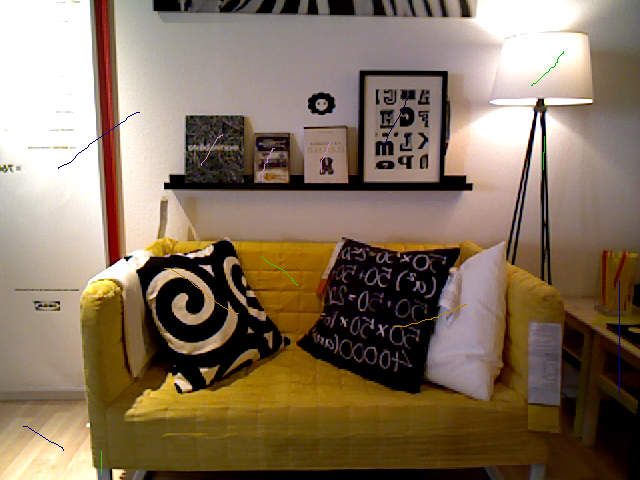
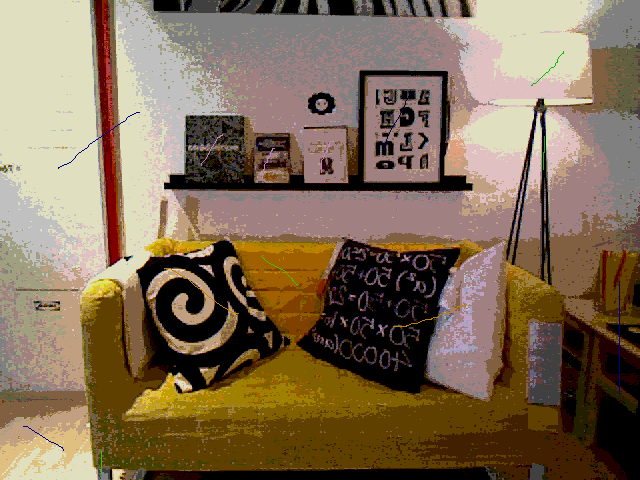
The second 640px x 480px image is a revision of the first. Changes to its layers:
painted on "26.png" over (0, 0, 640, 480)
